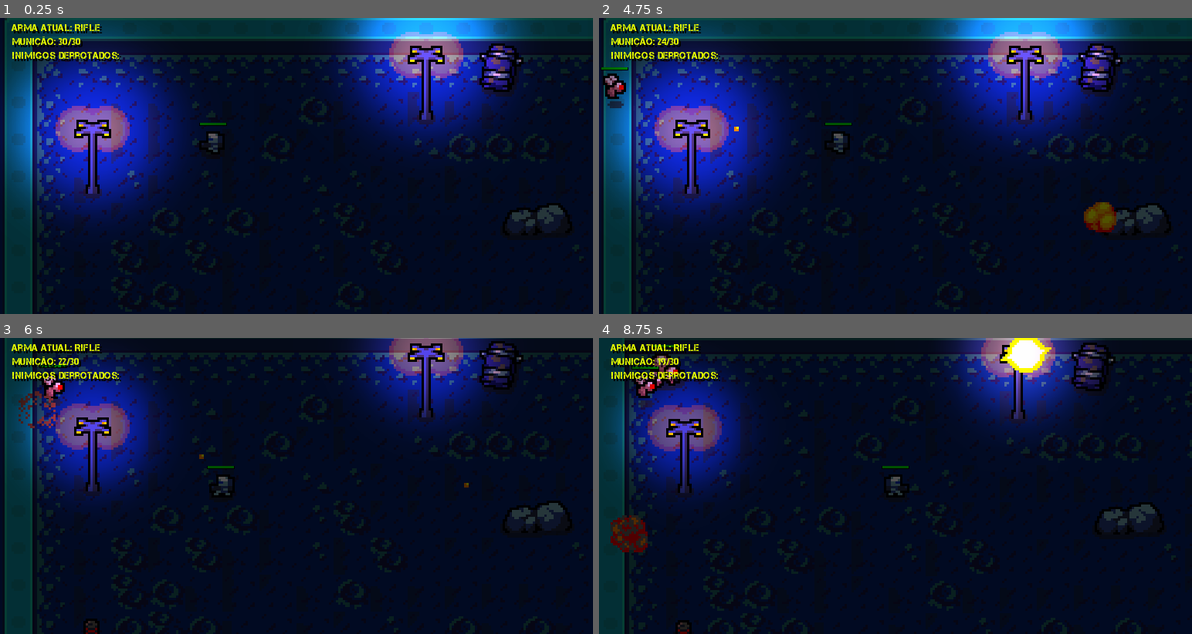
Above: before the commit, frames 1-4 (two rows, left to right).
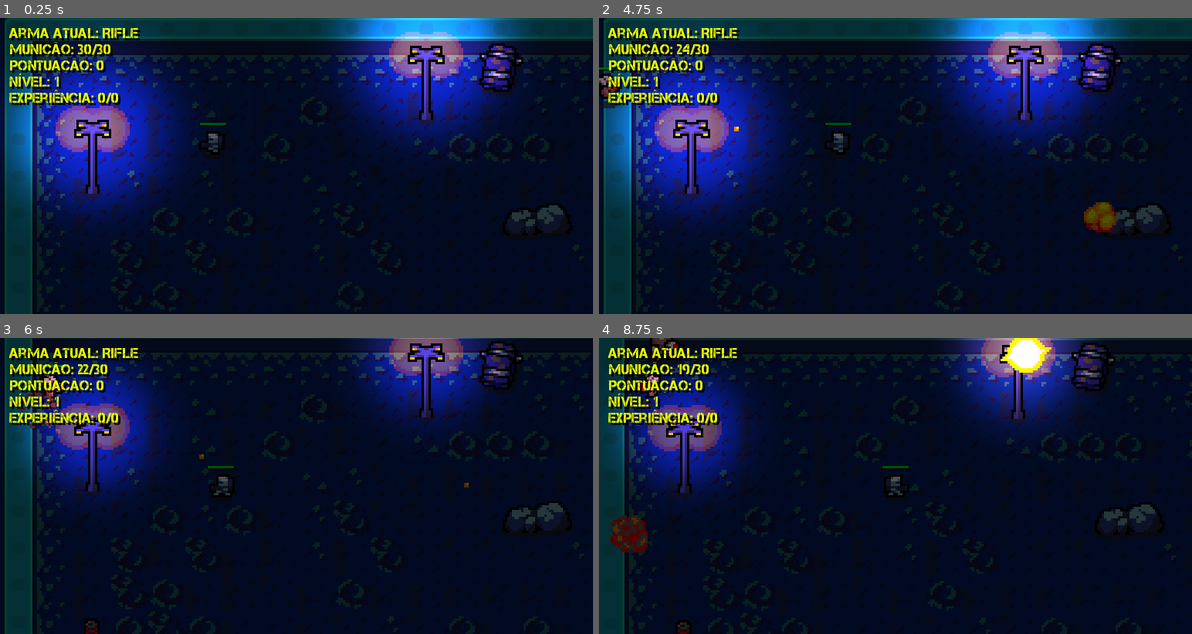
Above: after the commit, the same moments.

Repository: diemissonlima/TopDownShooter
Game: Godot game, scene res://scenes/management/game_level.tscn
Same seed, same stepped clock (60 frames per second), same inputs: the game is played once before the commit and once after it.
Inputs (mouse positions are in pixels of both pictures, inside the frame that each line leads up to):
- Up to frame 1 (0.25 s): no input
- Up to frame 2 (4.75 s): move the mouse to (1025, 151) at 0.52 s; hold Right (ui_right) 0.53-1.28 s; click (1025, 151) at 0.6 s; tap Space (ui_select) at 0.77, 1.52, 3.02, 3.77, 4.52 s; move the mouse to (776, 180) at 1.27 s; hold Down (ui_down) 1.28-2.03 s; click (776, 180) at 1.35 s; move the mouse to (954, 100) at 2.02 s; hold Right (ui_right) 2.03-2.78 s; click (954, 100) at 2.1 s; move the mouse to (865, 225) at 2.77 s; hold Up (ui_up) 2.78-3.53 s; click (865, 225) at 2.85 s; move the mouse to (1073, 210) at 3.52 s; hold Left (ui_left) from 3.53 s (still down); click (1073, 210) at 3.6 s; move the mouse to (717, 121) at 4.27 s; click (717, 121) at 4.35 s
- Up to frame 3 (6 s): move the mouse to (326, 486) at 5.02 s; release Left (ui_left) at 5.03 s; hold Down (ui_down) 5.03-5.78 s; click (326, 486) at 5.1 s; move the mouse to (207, 412) at 5.77 s; hold Right (ui_right) from 5.78 s (still down); click (207, 412) at 5.85 s
- Up to frame 4 (8.75 s): tap Space (ui_select) at 6.02, 6.77, 7.52 s; move the mouse to (1025, 471) at 6.52 s; release Right (ui_right) at 6.53 s; hold Up (ui_up) 6.53-7.28 s; click (1025, 471) at 6.6 s; move the mouse to (776, 500) at 7.27 s; hold Right (ui_right) 7.28-8.03 s; click (776, 500) at 7.35 s; move the mouse to (954, 420) at 8.02 s; hold Down (ui_down) from 8.03 s (still down); click (954, 420) at 8.1 s

The runs differ from the first frame. In frame 1, 3.2% of the frame differs, in the area x 1-24%, y 2-30%; in frame 2, 3.4%, in the area x 0-24%, y 2-31%; in frame 3, 3.1%; in frame 4, 3.4%.

Commit message:
corrigido bug de movimentacao + melhora interface
adicionado level e experiencia à interface

Diff:
--- /dev/null
+++ b/scenes/combat/exp_bar.tscn
@@ -0,0 +1,19 @@
+[gd_scene load_steps=2 format=2]
+
+[ext_resource path="res://resources/health_bar.tres" type="Texture" id=1]
+
+[node name="ExpBar" type="TextureProgress"]
+anchor_left = 0.5
+anchor_top = 1.0
+anchor_right = 0.5
+anchor_bottom = 1.0
+margin_left = -48.0
+margin_top = -8.0
+margin_bottom = 8.0
+rect_scale = Vector2( 2, 0.5 )
+value = 50.0
+texture_under = ExtResource( 1 )
+texture_progress = ExtResource( 1 )
+tint_under = Color( 0.117647, 0.113725, 0.113725, 1 )
+
+[node name="Tween" type="Tween" parent="."]
--- a/scenes/enemies/centipede.tscn
+++ b/scenes/enemies/centipede.tscn
@@ -42,11 +42,11 @@
 extents = Vector2( 6, 5.5 )
 
 [node name="Centipede" instance=ExtResource( 2 )]
-attack_cooldown = 3.0
+attack_cooldown = 2.0
 xp = 3
-points = 3
+points = 25
 damage = 4
-move_speed = 25
+move_speed = 10
 distance_treshold = 5
 
 [node name="Texture" parent="." index="0"]
@@ -65,12 +65,7 @@
 
 [node name="HitboxArea" parent="." index="6"]
 health = 10
-texture = NodePath("../Texture")
-health_bar = NodePath("../HealthBar")
 
 [node name="Collision" type="CollisionShape2D" parent="HitboxArea" index="0"]
 position = Vector2( 1, 0.5 )
 shape = SubResource( 9 )
-
-[connection signal="area_entered" from="HitboxArea" to="HitboxArea" method="on_hitbox_area_entered"]
-[connection signal="body_entered" from="HitboxArea" to="HitboxArea" method="on_hitbox_area_body_entered"]
--- a/scenes/enemies/hornet.tscn
+++ b/scenes/enemies/hornet.tscn
@@ -42,11 +42,11 @@
 extents = Vector2( 6, 5.5 )
 
 [node name="Hornet" instance=ExtResource( 2 )]
-attack_cooldown = 4.0
+attack_cooldown = 5.0
 xp = 5
-points = 5
+points = 35
 damage = 5
-move_speed = 30
+move_speed = 13
 distance_treshold = 5
 
 [node name="Texture" parent="." index="0"]
@@ -69,12 +69,7 @@
 
 [node name="HitboxArea" parent="." index="6"]
 health = 10
-texture = NodePath("../Texture")
-health_bar = NodePath("../HealthBar")
 
 [node name="Collision" type="CollisionShape2D" parent="HitboxArea" index="0"]
 position = Vector2( -0.5, -2.5 )
 shape = SubResource( 9 )
-
-[connection signal="area_entered" from="HitboxArea" to="HitboxArea" method="on_hitbox_area_entered"]
-[connection signal="body_entered" from="HitboxArea" to="HitboxArea" method="on_hitbox_area_body_entered"]
--- a/scenes/enemies/scarab.tscn
+++ b/scenes/enemies/scarab.tscn
@@ -44,9 +44,9 @@
 [node name="Scarab" instance=ExtResource( 1 )]
 attack_cooldown = 4.0
 xp = 2
-points = 2
+points = 15
 damage = 3
-move_speed = 20
+move_speed = 15
 distance_treshold = 5
 
 [node name="Texture" parent="." index="0"]
@@ -66,12 +66,7 @@
 
 [node name="HitboxArea" parent="." index="6"]
 health = 6
-texture = NodePath("../Texture")
-health_bar = NodePath("../HealthBar")
 
 [node name="Collision" type="CollisionShape2D" parent="HitboxArea" index="0"]
 position = Vector2( 1, 0 )
 shape = SubResource( 9 )
-
-[connection signal="area_entered" from="HitboxArea" to="HitboxArea" method="on_hitbox_area_entered"]
-[connection signal="body_entered" from="HitboxArea" to="HitboxArea" method="on_hitbox_area_body_entered"]
--- a/scenes/enemies/spider.tscn
+++ b/scenes/enemies/spider.tscn
@@ -77,9 +77,9 @@
 [node name="Spider" instance=ExtResource( 2 )]
 attack_cooldown = 3.0
 xp = 2
-points = 2
+points = 15
 damage = 3
-move_speed = 20
+move_speed = 10
 distance_treshold = 5
 
 [node name="Texture" parent="." index="0"]
@@ -89,6 +89,7 @@
 frame = 5
 
 [node name="Collision" parent="." index="1"]
+visible = false
 position = Vector2( 0.5, -0.5 )
 shape = SubResource( 3 )
 
@@ -101,16 +102,14 @@
 anims/RESET = SubResource( 1 )
 anims/walk = SubResource( 2 )
 
+[node name="Notifier" parent="." index="4"]
+visible = false
+
 [node name="HitboxArea" parent="." index="6"]
 position = Vector2( 0, -1 )
 script = SubResource( 10 )
 health = 8
-texture = NodePath("../Texture")
-health_bar = NodePath("../HealthBar")
 
 [node name="Collision" type="CollisionShape2D" parent="HitboxArea" index="0"]
 position = Vector2( 0.5, 0.5 )
 shape = SubResource( 9 )
-
-[connection signal="area_entered" from="HitboxArea" to="HitboxArea" method="on_hitbox_area_entered"]
-[connection signal="body_entered" from="HitboxArea" to="HitboxArea" method="on_hitbox_area_body_entered"]
--- a/scenes/enemies/wasp.tscn
+++ b/scenes/enemies/wasp.tscn
@@ -42,11 +42,11 @@
 extents = Vector2( 6, 5.5 )
 
 [node name="Wasp" instance=ExtResource( 2 )]
-attack_cooldown = 3.0
+attack_cooldown = 2.0
 xp = 1
-points = 1
+points = 10
 damage = 2
-move_speed = 30
+move_speed = 20
 distance_treshold = 5
 
 [node name="Texture" parent="." index="0"]
@@ -54,6 +54,7 @@
 hframes = 8
 
 [node name="Collision" parent="." index="1"]
+visible = false
 position = Vector2( -1, -2.5 )
 shape = SubResource( 3 )
 
@@ -68,14 +69,12 @@
 anims/RESET = SubResource( 1 )
 anims/walk = SubResource( 2 )
 
+[node name="Notifier" parent="." index="4"]
+visible = false
+
 [node name="HitboxArea" parent="." index="6"]
 health = 5
-texture = NodePath("../Texture")
-health_bar = NodePath("../HealthBar")
 
 [node name="Collision" type="CollisionShape2D" parent="HitboxArea" index="0"]
 position = Vector2( -1, -2.5 )
 shape = SubResource( 9 )
-
-[connection signal="area_entered" from="HitboxArea" to="HitboxArea" method="on_hitbox_area_entered"]
-[connection signal="body_entered" from="HitboxArea" to="HitboxArea" method="on_hitbox_area_body_entered"]
--- a/scenes/management/interface.tscn
+++ b/scenes/management/interface.tscn
@@ -1,24 +1,25 @@
-[gd_scene load_steps=5 format=2]
+[gd_scene load_steps=6 format=2]
 
 [ext_resource path="res://assets/fonts/Capture it.ttf" type="DynamicFontData" id=1]
 [ext_resource path="res://scripts/management/interface.gd" type="Script" id=2]
+[ext_resource path="res://resources/health_bar.tres" type="Texture" id=3]
 
 [sub_resource type="DynamicFont" id=2]
-size = 4
+size = 6
 font_data = ExtResource( 1 )
 
 [sub_resource type="DynamicFont" id=1]
-size = 4
+size = 6
 font_data = ExtResource( 1 )
 
 [node name="Interface" type="CanvasLayer" groups=["interface"]]
 script = ExtResource( 2 )
 
 [node name="CurrentWeapon" type="Label" parent="."]
-margin_left = 5.0
-margin_top = 2.0
-margin_right = 33.0
-margin_bottom = 7.0
+margin_left = 4.0
+margin_top = 3.0
+margin_right = 44.0
+margin_bottom = 11.0
 custom_colors/font_color = Color( 0.913725, 1, 0, 1 )
 custom_colors/font_color_shadow = Color( 0, 0, 0, 1 )
 custom_constants/shadow_offset_x = 1
@@ -27,10 +28,10 @@
 valign = 1
 
 [node name="Ammo" type="Label" parent="."]
-margin_left = 5.0
-margin_top = 8.0
-margin_right = 27.0
-margin_bottom = 13.0
+margin_left = 4.0
+margin_top = 10.0
+margin_right = 34.0
+margin_bottom = 18.0
 custom_colors/font_color = Color( 0.913725, 1, 0, 1 )
 custom_colors/font_color_shadow = Color( 0, 0, 0, 1 )
 custom_constants/shadow_offset_x = 1
@@ -38,14 +39,67 @@
 text = "Munição: "
 valign = 1
 
-[node name="Enemies" type="Label" parent="."]
-margin_left = 5.0
-margin_top = 14.0
-margin_right = 51.0
-margin_bottom = 19.0
+[node name="Score" type="Label" parent="."]
+margin_left = 4.0
+margin_top = 17.0
+margin_right = 43.0
+margin_bottom = 25.0
 custom_colors/font_color = Color( 0.913725, 1, 0, 1 )
 custom_colors/font_color_shadow = Color( 0, 0, 0, 1 )
 custom_constants/shadow_offset_x = 1
 custom_fonts/font = SubResource( 1 )
-text = "Inimigos Derrotados: "
+text = "Pontuação: "
 valign = 1
+
+[node name="Level" type="Label" parent="."]
+margin_left = 4.0
+margin_top = 24.0
+margin_right = 23.0
+margin_bottom = 32.0
+custom_colors/font_color = Color( 0.913725, 1, 0, 1 )
+custom_colors/font_color_shadow = Color( 0, 0, 0, 1 )
+custom_constants/shadow_offset_x = 1
+custom_fonts/font = SubResource( 1 )
+text = "Nível: "
+valign = 1
+
+[node name="Experience" type="Label" parent="."]
+margin_left = 4.0
+margin_top = 31.0
+margin_right = 44.0
+margin_bottom = 39.0
+custom_colors/font_color = Color( 0.913725, 1, 0, 1 )
+custom_colors/font_color_shadow = Color( 0, 0, 0, 1 )
+custom_constants/shadow_offset_x = 1
+custom_fonts/font = SubResource( 1 )
+text = "Experiência: "
+valign = 1
+
+[node name="ExpAmount" type="Label" parent="."]
+margin_left = 48.0
+margin_top = 31.0
+margin_right = 51.0
+margin_bottom = 39.0
+custom_colors/font_color = Color( 0.913725, 1, 0, 1 )
+custom_colors/font_color_shadow = Color( 0, 0, 0, 1 )
+custom_constants/shadow_offset_x = 1
+custom_fonts/font = SubResource( 1 )
+text = "0"
+valign = 1
+
+[node name="ExpBar" type="TextureProgress" parent="."]
+visible = false
+anchor_left = 0.5
+anchor_top = 1.0
+anchor_right = 0.5
+anchor_bottom = 1.0
+margin_left = -48.0
+margin_top = -8.0
+margin_bottom = 8.0
+rect_scale = Vector2( 2, 0.5 )
+value = 60.0
+texture_under = ExtResource( 3 )
+texture_progress = ExtResource( 3 )
+tint_under = Color( 0.117647, 0.113725, 0.113725, 1 )
+
+[node name="Tween" type="Tween" parent="ExpBar"]
--- a/scenes/player/soldier.tscn
+++ b/scenes/player/soldier.tscn
@@ -88,6 +88,20 @@
 "update": 1,
 "values": [ 20, 21, 22 ]
 }
+tracks/1/type = "method"
+tracks/1/path = NodePath(".")
+tracks/1/interp = 1
+tracks/1/loop_wrap = true
+tracks/1/imported = false
+tracks/1/enabled = true
+tracks/1/keys = {
+"times": PoolRealArray( 0 ),
+"transitions": PoolRealArray( 1 ),
+"values": [ {
+"args": [ false ],
+"method": "set_physics_process"
+} ]
+}
 
 [sub_resource type="Animation" id=4]
 resource_name = "idle"
--- a/scenes/projectile/base_projectile.tscn
+++ b/scenes/projectile/base_projectile.tscn
@@ -2,7 +2,7 @@
 
 [ext_resource path="res://scripts/player/projectile.gd" type="Script" id=1]
 
-[node name="BaseProjectile" type="Area2D"]
+[node name="BaseProjectile" type="Area2D" groups=["projectile"]]
 collision_layer = 2
 collision_mask = 5
 script = ExtResource( 1 )
--- a/scripts/management/interface.gd
+++ b/scripts/management/interface.gd
@@ -3,11 +3,21 @@
 
 onready var current_weapon: Label = get_node("CurrentWeapon")
 onready var ammo: Label = get_node("Ammo")
-onready var enemies: Label = get_node("Enemies")
+onready var score: Label = get_node("Score")
+onready var level: Label = get_node("Level")
+onready var experience: Label = get_node("Experience")
+onready var experience_amount: Label = get_node("ExpAmount")
+onready var tween: Tween = get_node("ExpBar/Tween")
 
 var inimigos_derrotados: int
 var tiros_disparados: int
 var granadas_lancadas: int
+
+func _ready() -> void:
+	score.text = str("Pontuação: " + str(0))
+	level.text = str("Nível: " + str(1))
+	experience.text = str("Experiência: " + str(0) + "/")
+
 
 func set_weapon_text(weapon: String) -> void:
 	current_weapon.text = "Arma Atual: " + weapon
@@ -20,8 +30,20 @@
 func set_enemies_defeated(value: int) -> void:
 	inimigos_derrotados += value
 	statistics.inimigos_derrotados = inimigos_derrotados
-	enemies.text = "Inimigos Derrotados: " + str(inimigos_derrotados)
+	score.text = "Pontuação: " + str(statistics.pontuacao)
+	#enemies.text = "Inimigos Derrotados: " + str(inimigos_derrotados)
 
+
+func set_experience(value: int, type: String) -> void:
+	match type:
+		"level":
+			level.text = "Nível: " + str(value)
+
+		"xp":
+			experience.text = "Experiência: " + str(value)
+
+		"xp_amount":
+			experience_amount.text = "/ " + str(value)
 
 func shots_fired(value: int, type: String) -> void:
 	match type:
--- a/scripts/management/statistics.gd
+++ b/scripts/management/statistics.gd
@@ -8,3 +8,6 @@
 var tiros_disprados: int
 var granadas_lancadas: int
 var pontuacao: int
+
+#func _process(_delta):
+#	print(experiencia)
--- a/scripts/player/soldier.gd
+++ b/scripts/player/soldier.gd
@@ -36,8 +36,9 @@
 	elif current_exp >= level_dict[str(level)] and level == 9:
 		current_exp = level_dict[str(level)]
 
-	statistics.nivel = level
-	statistics.experiencia = current_exp
+	get_tree().call_group("interface", "set_experience", level, "level")
+	get_tree().call_group("interface", "set_experience", current_exp, "xp")
+	get_tree().call_group("interface", "set_experience", level_dict[str(level)], "xp_amount")
 
 
 func on_level_up() -> void:
--- a/scripts/player/soldier_texture.gd
+++ b/scripts/player/soldier_texture.gd
@@ -51,8 +51,8 @@
 	if anim_name == "fire" or anim_name == "throw":
 		parent.is_attacking = false
 
-	#if anim_name == "hit":
-		#parent.set_physics_process(true)
+	if anim_name == "hit":
+		parent.set_physics_process(true)
 
 	if anim_name == "death":
 		get_tree().call_group("interface", "reload_game")
